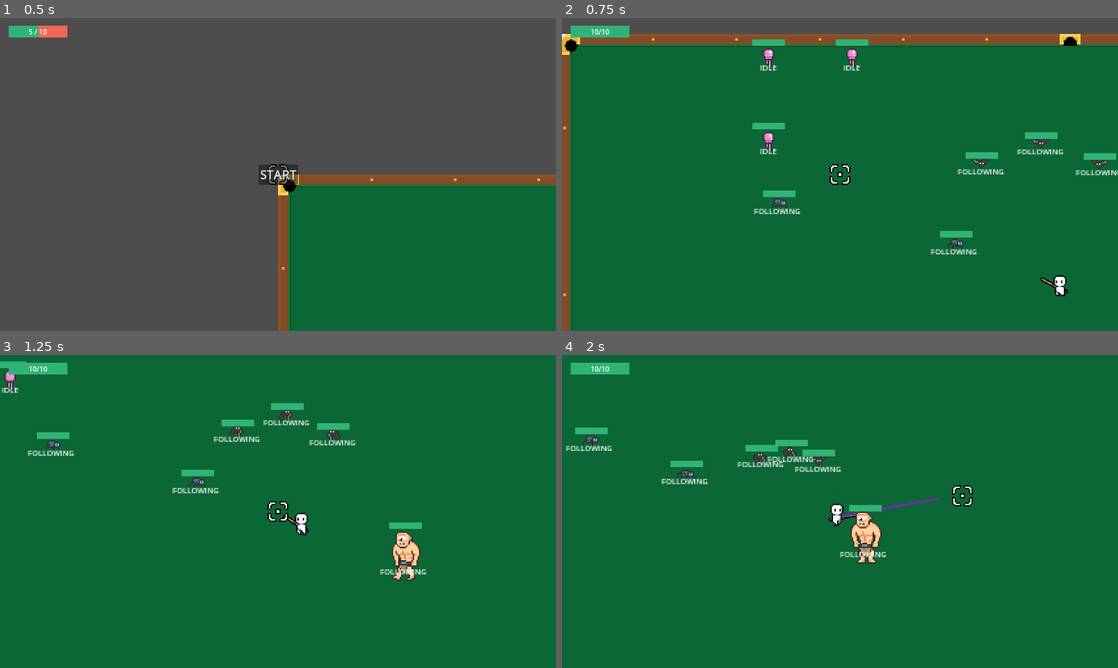
Above: before the commit, frames 1-4 (two rows, left to right).
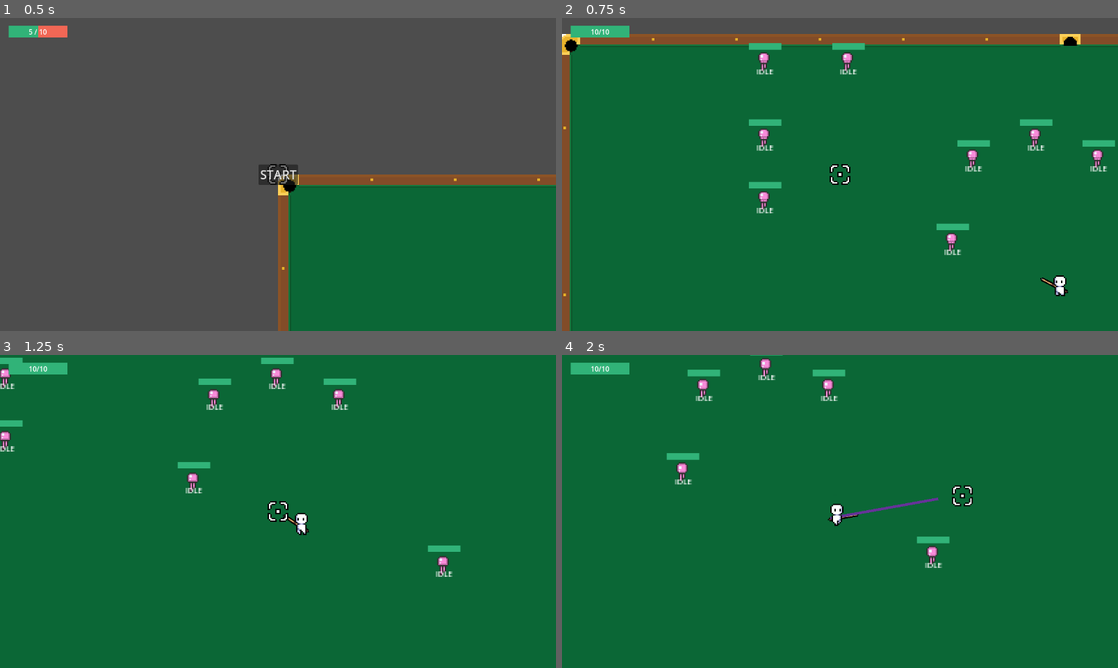
Above: after the commit, the same moments.

Repository: jelmersnippe/punching-game
Game: Godot game, scene res://tile_map_test.tscn
Two runs of this game, one before a commit and one after it. Both use one fixed random seed, a clock stepped at 60 frames per second and the inputs below.
Inputs (mouse positions are in pixels of both pictures, inside the frame that each line leads up to):
- Up to frame 1 (0.5 s): no input
- Up to frame 2 (0.75 s): click "START" at 0.5 s
- Up to frame 3 (1.25 s): no input
- Up to frame 4 (2 s): tap Enter at 1.25 s; move the mouse to (962, 495) at 1.27 s; press the mouse at (962, 495) at 1.28 s; hold D (move_right) from 1.28 s (still down)

Frame 1 is identical in both runs. In frame 2, 3.3% of the frame differs, in the area x 33-100%, y 6-76%; in frame 3, 3.9%, in the area x 0-83%, y 0-73%; in frame 4, 3.4%.

Commit message:
Use navigationagent for wander behavior and fix navigation in tileset to prevent glitching on edges

Diff:
--- a/attacks/charge_attack.gd
+++ b/attacks/charge_attack.gd
@@ -42,7 +42,7 @@
 		flash_timer.timeout.connect(func(): _flash(next_flash_time))
 
 func _charge(target: Node2D):
-	if not attacking:
+	if not attacking or target == null:
 		return
 
 	var direction = global_position.direction_to(target.global_position)
--- a/enemy.gd
+++ b/enemy.gd
@@ -45,6 +45,7 @@
 func _ready():
 	current_state = State.WANDERING
 	target_position = position
+	$NavigationAgent2D.target_position = position
 
 	if detection_range > 0:
 		var detection_area = Area2D.new()
@@ -122,25 +123,26 @@
 		current_state = State.FOLLOWING
 		return
 
-	if position.distance_to(target_position) < 2:
-		velocity_component.velocity = Vector2.ZERO
-		var timer = get_tree().create_timer(randf_range(wander_idle_time_min, wander_idle_time_max))
-		timer.timeout.connect(_set_wander_position)
-		current_state = State.IDLE
+	if position.distance_to(target_position) < 2 or not $NavigationAgent2D.is_target_reachable():
+		if target_position == $NavigationAgent2D.get_final_position() or not $NavigationAgent2D.is_target_reachable():
+			velocity_component.velocity = Vector2.ZERO
+			var timer = get_tree().create_timer(randf_range(wander_idle_time_min, wander_idle_time_max))
+			timer.timeout.connect(_set_wander_position)
+			current_state = State.IDLE
+			return
+
+		target_position = $NavigationAgent2D.get_next_path_position()
 		return
 
 	var direction = position.direction_to(target_position)
 
 	velocity_component.velocity = direction * speed
-
-	$RayCast2D.target_position = velocity_component.velocity * delta * 10
-	if $RayCast2D.is_colliding():
-		target_position = position + Vector2(randf_range(-wander_range.x, wander_range.x), randf_range(-wander_range.y, wander_range.y))
 
 func _set_wander_position():
 	if current_state != State.IDLE:
 		return
-	target_position = position + Vector2(randf_range(-wander_range.x, wander_range.x), randf_range(-wander_range.y, wander_range.y))
+	$NavigationAgent2D.target_position = position + Vector2(randf_range(-wander_range.x, wander_range.x), randf_range(-wander_range.y, wander_range.y))
+	target_position = $NavigationAgent2D.get_next_path_position()
 	current_state = State.WANDERING
 
 func _seeking_behavior():
--- a/enemy/fodder.tscn
+++ b/enemy/fodder.tscn
@@ -363,6 +363,14 @@
 [node name="SoundPlayer" type="Node" parent="."]
 script = ExtResource("19_y4hif")
 
+[node name="NavigationAgent2D" type="NavigationAgent2D" parent="."]
+avoidance_enabled = true
+radius = 40.0
+neighbor_distance = 40.0
+max_neighbors = 1
+avoidance_layers = 8
+avoidance_mask = 8
+
 [connection signal="hit" from="HurtboxComponent" to="HitFlashComponent" method="flash"]
 [connection signal="died" from="HealthComponent" to="." method="_on_health_component_died"]
 [connection signal="on_knocked_changed" from="KnockableComponent" to="." method="_on_knockable_component_on_knocked_changed"]
--- a/game_manager.gd
+++ b/game_manager.gd
@@ -27,6 +27,8 @@
 	bottom_right_tile = Vector2(x_positions.max(), y_positions.max())
 
 func _spawn_enemies():
+	if remaining_enemies > 0:
+		return
 	var enemy_spawns: Array[Vector2i] = []
 
 	var tiles = tile_map.get_used_cells(0)
@@ -40,15 +42,15 @@
 
 	for pos in enemy_spawns:
 		var rng = randi_range(0, 100)
-		var new: Enemy
-		if rng < 40:
-			new = charger_scene.instantiate() as Enemy
-		elif rng < 60:
-			new = ranged_scene.instantiate() as Enemy
-		elif rng < 90:
-			new = fodder_scene.instantiate() as Enemy
-		else:
-			new = big_scene.instantiate() as Enemy
+		var new: Enemy = fodder_scene.instantiate() as Enemy
+		#if rng < 40:
+			#new = charger_scene.instantiate() as Enemy
+		#elif rng < 60:
+			#new = ranged_scene.instantiate() as Enemy
+		#elif rng < 90:
+			#new = fodder_scene.instantiate() as Enemy
+		#else:
+			#new = big_scene.instantiate() as Enemy
 
 		new.position = pos * $TileMap.rendering_quadrant_size
 		new.health_component.died.connect(_reduce_remaining_enemies)
@@ -60,6 +62,7 @@
 func _on_ui_start_game_requested():
 	for child in spawn_container.get_children():
 		child.queue_free()
+	remaining_enemies = 0
 
 	var player = player_scene.instantiate()
 	player.position = center_tile * tile_map.rendering_quadrant_size
--- a/pool_table_tiles.tres
+++ b/pool_table_tiles.tres
@@ -14,143 +14,45 @@
 [sub_resource type="TileMapPattern" id="TileMapPattern_drvhx"]
 tile_data = PackedInt32Array(0, 262144, 2, 65536, 262144, 2, 131072, 262144, 2, 196608, 262144, 1, 262144, 262144, 2, 327680, 262144, 2, 393216, 262144, 2, 458752, 262144, 2)
 
-[sub_resource type="NavigationPolygon" id="NavigationPolygon_5ur5p"]
-vertices = PackedVector2Array(8, 8, 0, 8, 8, 0)
-polygons = Array[PackedInt32Array]([PackedInt32Array(0, 1, 2)])
-outlines = Array[PackedVector2Array]([PackedVector2Array(0, 8, 8, 0, 8, 8)])
+[sub_resource type="NavigationPolygon" id="NavigationPolygon_avlpl"]
+vertices = PackedVector2Array(4, 4, -4, 4, -4, -4, 4, -4)
+polygons = Array[PackedInt32Array]([PackedInt32Array(0, 1, 2, 3)])
+outlines = Array[PackedVector2Array]([PackedVector2Array(-4, -4, -4, 4, 4, 4, 4, -4)])
 source_geometry_group_name = &"navigation_polygon_source_group"
 agent_radius = 0.0
 
-[sub_resource type="NavigationPolygon" id="NavigationPolygon_fvl5f"]
-vertices = PackedVector2Array(8, 8, 2, 8, 2, -8, 8, -8)
+[sub_resource type="NavigationPolygon" id="NavigationPolygon_8cagh"]
+vertices = PackedVector2Array(4, 4, -4, 4, -4, -4, 4, -4)
 polygons = Array[PackedInt32Array]([PackedInt32Array(0, 1, 2, 3)])
-outlines = Array[PackedVector2Array]([PackedVector2Array(2, -8, 8, -8, 8, 8, 2, 8)])
+outlines = Array[PackedVector2Array]([PackedVector2Array(-4, -4, 4, -4, 4, 4, -4, 4)])
 source_geometry_group_name = &"navigation_polygon_source_group"
 agent_radius = 0.0
 
-[sub_resource type="NavigationPolygon" id="NavigationPolygon_fepxv"]
-vertices = PackedVector2Array(8, 8, 2, 8, 2, -8, 8, -8)
+[sub_resource type="NavigationPolygon" id="NavigationPolygon_ig0s5"]
+vertices = PackedVector2Array(4, 4, -4, 4, -4, -4, 4, -4)
 polygons = Array[PackedInt32Array]([PackedInt32Array(0, 1, 2, 3)])
-outlines = Array[PackedVector2Array]([PackedVector2Array(2, -8, 8, -8, 8, 8, 2, 8)])
+outlines = Array[PackedVector2Array]([PackedVector2Array(-4, -4, 4, -4, 4, 4, -4, 4)])
 source_geometry_group_name = &"navigation_polygon_source_group"
 agent_radius = 0.0
 
-[sub_resource type="NavigationPolygon" id="NavigationPolygon_8rh5k"]
-vertices = PackedVector2Array(8, 0, 0, -8, 8, -8)
-polygons = Array[PackedInt32Array]([PackedInt32Array(0, 1, 2)])
-outlines = Array[PackedVector2Array]([PackedVector2Array(0, -8, 8, -8, 8, 0)])
+[sub_resource type="NavigationPolygon" id="NavigationPolygon_2bjq0"]
+vertices = PackedVector2Array(4, 4, -4, 4, -4, -4, 4, -4)
+polygons = Array[PackedInt32Array]([PackedInt32Array(0, 1, 2, 3)])
+outlines = Array[PackedVector2Array]([PackedVector2Array(-4, -4, 4, -4, 4, 4, -4, 4)])
 source_geometry_group_name = &"navigation_polygon_source_group"
 agent_radius = 0.0
 
-[sub_resource type="NavigationPolygon" id="NavigationPolygon_4rpch"]
-vertices = PackedVector2Array(8, 8, -8, 8, -8, 2, 8, 2)
+[sub_resource type="NavigationPolygon" id="NavigationPolygon_lcskk"]
+vertices = PackedVector2Array(4, 4, -4, 4, -4, -4, 4, -4)
 polygons = Array[PackedInt32Array]([PackedInt32Array(0, 1, 2, 3)])
-outlines = Array[PackedVector2Array]([PackedVector2Array(-8, 2, 8, 2, 8, 8, -8, 8)])
+outlines = Array[PackedVector2Array]([PackedVector2Array(-4, -4, 4, -4, 4, 4, -4, 4)])
 source_geometry_group_name = &"navigation_polygon_source_group"
 agent_radius = 0.0
 
-[sub_resource type="NavigationPolygon" id="NavigationPolygon_cc722"]
-vertices = PackedVector2Array(8, 8, -8, 8, -8, -8, 8, -8)
+[sub_resource type="NavigationPolygon" id="NavigationPolygon_mmeoy"]
+vertices = PackedVector2Array(4, 4, -4, 4, -4, -4, 4, -4)
 polygons = Array[PackedInt32Array]([PackedInt32Array(0, 1, 2, 3)])
-outlines = Array[PackedVector2Array]([PackedVector2Array(-8, -8, -8, 8, 8, 8, 8, -8)])
-source_geometry_group_name = &"navigation_polygon_source_group"
-agent_radius = 0.0
-
-[sub_resource type="NavigationPolygon" id="NavigationPolygon_rsunt"]
-vertices = PackedVector2Array(8, 8, -8, 8, -8, -8, 8, -8)
-polygons = Array[PackedInt32Array]([PackedInt32Array(0, 1, 2, 3)])
-outlines = Array[PackedVector2Array]([PackedVector2Array(-8, -8, 8, -8, 8, 8, -8, 8)])
-source_geometry_group_name = &"navigation_polygon_source_group"
-agent_radius = 0.0
-
-[sub_resource type="NavigationPolygon" id="NavigationPolygon_x81kc"]
-vertices = PackedVector2Array(8, -2, -8, -2, -8, -8, 8, -8)
-polygons = Array[PackedInt32Array]([PackedInt32Array(0, 1, 2, 3)])
-outlines = Array[PackedVector2Array]([PackedVector2Array(-8, -8, 8, -8, 8, -2, -8, -2)])
-source_geometry_group_name = &"navigation_polygon_source_group"
-agent_radius = 0.0
-
-[sub_resource type="NavigationPolygon" id="NavigationPolygon_jf8dy"]
-vertices = PackedVector2Array(8, 8, -8, 8, -8, 2, 8, 2)
-polygons = Array[PackedInt32Array]([PackedInt32Array(0, 1, 2, 3)])
-outlines = Array[PackedVector2Array]([PackedVector2Array(-8, 2, 8, 2, 8, 8, -8, 8)])
-source_geometry_group_name = &"navigation_polygon_source_group"
-agent_radius = 0.0
-
-[sub_resource type="NavigationPolygon" id="NavigationPolygon_nedb1"]
-vertices = PackedVector2Array(8, 8, -8, 8, -8, -8, 8, -8)
-polygons = Array[PackedInt32Array]([PackedInt32Array(0, 1, 2, 3)])
-outlines = Array[PackedVector2Array]([PackedVector2Array(-8, -8, 8, -8, 8, 8, -8, 8)])
-source_geometry_group_name = &"navigation_polygon_source_group"
-agent_radius = 0.0
-
-[sub_resource type="NavigationPolygon" id="NavigationPolygon_jfgyy"]
-vertices = PackedVector2Array(8, 8, -8, 8, -8, -8, 8, -8)
-polygons = Array[PackedInt32Array]([PackedInt32Array(0, 1, 2, 3)])
-outlines = Array[PackedVector2Array]([PackedVector2Array(-8, -8, 8, -8, 8, 8, -8, 8)])
-source_geometry_group_name = &"navigation_polygon_source_group"
-agent_radius = 0.0
-
-[sub_resource type="NavigationPolygon" id="NavigationPolygon_x8ryr"]
-vertices = PackedVector2Array(8, -2, -8, -2, -8, -8, 8, -8)
-polygons = Array[PackedInt32Array]([PackedInt32Array(0, 1, 2, 3)])
-outlines = Array[PackedVector2Array]([PackedVector2Array(-8, -8, -8, -2, 8, -2, 8, -8)])
-source_geometry_group_name = &"navigation_polygon_source_group"
-agent_radius = 0.0
-
-[sub_resource type="NavigationPolygon" id="NavigationPolygon_vugvu"]
-vertices = PackedVector2Array(8, 8, -8, 8, -8, 2, 8, 2)
-polygons = Array[PackedInt32Array]([PackedInt32Array(0, 1, 2, 3)])
-outlines = Array[PackedVector2Array]([PackedVector2Array(-8, 2, 8, 2, 8, 8, -8, 8)])
-source_geometry_group_name = &"navigation_polygon_source_group"
-agent_radius = 0.0
-
-[sub_resource type="NavigationPolygon" id="NavigationPolygon_ki5ic"]
-vertices = PackedVector2Array(8, 8, -8, 8, -8, -8, 8, -8)
-polygons = Array[PackedInt32Array]([PackedInt32Array(0, 1, 2, 3)])
-outlines = Array[PackedVector2Array]([PackedVector2Array(-8, -8, 8, -8, 8, 8, -8, 8)])
-source_geometry_group_name = &"navigation_polygon_source_group"
-agent_radius = 0.0
-
-[sub_resource type="NavigationPolygon" id="NavigationPolygon_5wkjg"]
-vertices = PackedVector2Array(8, 8, -8, 8, -8, -8, 8, -8)
-polygons = Array[PackedInt32Array]([PackedInt32Array(0, 1, 2, 3)])
-outlines = Array[PackedVector2Array]([PackedVector2Array(-8, -8, 8, -8, 8, 8, -8, 8)])
-source_geometry_group_name = &"navigation_polygon_source_group"
-agent_radius = 0.0
-
-[sub_resource type="NavigationPolygon" id="NavigationPolygon_c3uqv"]
-vertices = PackedVector2Array(8, -2, -8, -2, -8, -8, 8, -8)
-polygons = Array[PackedInt32Array]([PackedInt32Array(0, 1, 2, 3)])
-outlines = Array[PackedVector2Array]([PackedVector2Array(-8, -8, -8, -2, 8, -2, 8, -8)])
-source_geometry_group_name = &"navigation_polygon_source_group"
-agent_radius = 0.0
-
-[sub_resource type="NavigationPolygon" id="NavigationPolygon_xtwco"]
-vertices = PackedVector2Array(0, 8, -8, 8, -8, 0)
-polygons = Array[PackedInt32Array]([PackedInt32Array(0, 1, 2)])
-outlines = Array[PackedVector2Array]([PackedVector2Array(-8, 0, 0, 8, -8, 8)])
-source_geometry_group_name = &"navigation_polygon_source_group"
-agent_radius = 0.0
-
-[sub_resource type="NavigationPolygon" id="NavigationPolygon_8754u"]
-vertices = PackedVector2Array(-2, 8, -8, 8, -8, -8, -2, -8)
-polygons = Array[PackedInt32Array]([PackedInt32Array(0, 1, 2, 3)])
-outlines = Array[PackedVector2Array]([PackedVector2Array(-8, -8, -2, -8, -2, 8, -8, 8)])
-source_geometry_group_name = &"navigation_polygon_source_group"
-agent_radius = 0.0
-
-[sub_resource type="NavigationPolygon" id="NavigationPolygon_1jk8f"]
-vertices = PackedVector2Array(-2, 8, -8, 8, -8, -8, -2, -8)
-polygons = Array[PackedInt32Array]([PackedInt32Array(0, 1, 2, 3)])
-outlines = Array[PackedVector2Array]([PackedVector2Array(-8, -8, -2, -8, -2, 8, -8, 8)])
-source_geometry_group_name = &"navigation_polygon_source_group"
-agent_radius = 0.0
-
-[sub_resource type="NavigationPolygon" id="NavigationPolygon_5kt6x"]
-vertices = PackedVector2Array(-8, 0, -8, -8, 0, -8)
-polygons = Array[PackedInt32Array]([PackedInt32Array(0, 1, 2)])
-outlines = Array[PackedVector2Array]([PackedVector2Array(-8, -8, 0, -8, -8, 0)])
+outlines = Array[PackedVector2Array]([PackedVector2Array(-4, -4, 4, -4, 4, 4, -4, 4)])
 source_geometry_group_name = &"navigation_polygon_source_group"
 agent_radius = 0.0
 
@@ -160,96 +62,82 @@
 0:0/0/physics_layer_0/linear_velocity = Vector2(0, 0)
 0:0/0/physics_layer_0/angular_velocity = 0.0
 0:0/0/physics_layer_0/polygon_0/points = PackedVector2Array(-8, -8, -8, 8, 0, 8, 8, 0, 8, -8)
-0:0/0/navigation_layer_0/polygon = SubResource("NavigationPolygon_5ur5p")
 1:0/0 = 0
 1:0/0/physics_layer_0/linear_velocity = Vector2(0, 0)
 1:0/0/physics_layer_0/angular_velocity = 0.0
 1:0/0/physics_layer_0/polygon_0/points = PackedVector2Array(-8, -8, 8, -8, 8, 2, -8, 2)
-1:0/0/navigation_layer_0/polygon = SubResource("NavigationPolygon_4rpch")
 2:0/0 = 0
 2:0/0/physics_layer_0/linear_velocity = Vector2(0, 0)
 2:0/0/physics_layer_0/angular_velocity = 0.0
 2:0/0/physics_layer_0/polygon_0/points = PackedVector2Array(-8, -8, 8, -8, 8, 2, -8, 2)
-2:0/0/navigation_layer_0/polygon = SubResource("NavigationPolygon_jf8dy")
 3:0/0 = 0
 3:0/0/physics_layer_0/linear_velocity = Vector2(0, 0)
 3:0/0/physics_layer_0/angular_velocity = 0.0
 3:0/0/physics_layer_0/polygon_0/points = PackedVector2Array(-8, 2, -8, -8, 8, -8, 8, 2)
-3:0/0/navigation_layer_0/polygon = SubResource("NavigationPolygon_vugvu")
 4:0/0 = 0
 4:0/0/physics_layer_0/linear_velocity = Vector2(0, 0)
 4:0/0/physics_layer_0/angular_velocity = 0.0
 4:0/0/physics_layer_0/polygon_0/points = PackedVector2Array(-8, 0, 0, 8, 8, 8, 8, -8, -8, -8)
-4:0/0/navigation_layer_0/polygon = SubResource("NavigationPolygon_xtwco")
 0:1/0 = 0
 0:1/0/physics_layer_0/linear_velocity = Vector2(0, 0)
 0:1/0/physics_layer_0/angular_velocity = 0.0
 0:1/0/physics_layer_0/polygon_0/points = PackedVector2Array(-8, -8, 2, -8, 2, 8, -8, 8)
-0:1/0/navigation_layer_0/polygon = SubResource("NavigationPolygon_fvl5f")
 1:1/0 = 0
 1:1/0/physics_layer_0/linear_velocity = Vector2(0, 0)
 1:1/0/physics_layer_0/angular_velocity = 0.0
-1:1/0/navigation_layer_0/polygon = SubResource("NavigationPolygon_cc722")
+1:1/0/navigation_layer_0/polygon = SubResource("NavigationPolygon_avlpl")
 2:1/0 = 0
 2:1/0/physics_layer_0/linear_velocity = Vector2(0, 0)
 2:1/0/physics_layer_0/angular_velocity = 0.0
-2:1/0/navigation_layer_0/polygon = SubResource("NavigationPolygon_nedb1")
+2:1/0/navigation_layer_0/polygon = SubResource("NavigationPolygon_ig0s5")
 3:1/0 = 0
 3:1/0/physics_layer_0/linear_velocity = Vector2(0, 0)
 3:1/0/physics_layer_0/angular_velocity = 0.0
-3:1/0/navigation_layer_0/polygon = SubResource("NavigationPolygon_ki5ic")
+3:1/0/navigation_layer_0/polygon = SubResource("NavigationPolygon_lcskk")
 4:1/0 = 0
 4:1/0/physics_layer_0/linear_velocity = Vector2(0, 0)
 4:1/0/physics_layer_0/angular_velocity = 0.0
 4:1/0/physics_layer_0/polygon_0/points = PackedVector2Array(-2, -8, -2, 8, 8, 8, 8, -8)
-4:1/0/navigation_layer_0/polygon = SubResource("NavigationPolygon_8754u")
 0:2/0 = 0
 0:2/0/physics_layer_0/linear_velocity = Vector2(0, 0)
 0:2/0/physics_layer_0/angular_velocity = 0.0
 0:2/0/physics_layer_0/polygon_0/points = PackedVector2Array(-8, -8, 2, -8, 2, 8, -8, 8)
-0:2/0/navigation_layer_0/polygon = SubResource("NavigationPolygon_fepxv")
 1:2/0 = 0
 1:2/0/physics_layer_0/linear_velocity = Vector2(0, 0)
 1:2/0/physics_layer_0/angular_velocity = 0.0
-1:2/0/navigation_layer_0/polygon = SubResource("NavigationPolygon_rsunt")
+1:2/0/navigation_layer_0/polygon = SubResource("NavigationPolygon_8cagh")
 2:2/0 = 0
 2:2/0/physics_layer_0/linear_velocity = Vector2(0, 0)
 2:2/0/physics_layer_0/angular_velocity = 0.0
-2:2/0/navigation_layer_0/polygon = SubResource("NavigationPolygon_jfgyy")
+2:2/0/navigation_layer_0/polygon = SubResource("NavigationPolygon_2bjq0")
 3:2/0 = 0
 3:2/0/physics_layer_0/linear_velocity = Vector2(0, 0)
 3:2/0/physics_layer_0/angular_velocity = 0.0
-3:2/0/navigation_layer_0/polygon = SubResource("NavigationPolygon_5wkjg")
+3:2/0/navigation_layer_0/polygon = SubResource("NavigationPolygon_mmeoy")
 4:2/0 = 0
 4:2/0/physics_layer_0/linear_velocity = Vector2(0, 0)
 4:2/0/physics_layer_0/angular_velocity = 0.0
 4:2/0/physics_layer_0/polygon_0/points = PackedVector2Array(-2, -8, -2, 8, 8, 8, 8, -8)
-4:2/0/navigation_layer_0/polygon = SubResource("NavigationPolygon_1jk8f")
 0:3/0 = 0
 0:3/0/physics_layer_0/linear_velocity = Vector2(0, 0)
 0:3/0/physics_layer_0/angular_velocity = 0.0
 0:3/0/physics_layer_0/polygon_0/points = PackedVector2Array(-8, -8, -8, 8, 8, 8, 8, 0, 0, -8)
-0:3/0/navigation_layer_0/polygon = SubResource("NavigationPolygon_8rh5k")
 1:3/0 = 0
 1:3/0/physics_layer_0/linear_velocity = Vector2(0, 0)
 1:3/0/physics_layer_0/angular_velocity = 0.0
 1:3/0/physics_layer_0/polygon_0/points = PackedVector2Array(-8, -2, 8, -2, 8, 8, -8, 8)
-1:3/0/navigation_layer_0/polygon = SubResource("NavigationPolygon_x81kc")
 2:3/0 = 0
 2:3/0/physics_layer_0/linear_velocity = Vector2(0, 0)
 2:3/0/physics_layer_0/angular_velocity = 0.0
 2:3/0/physics_layer_0/polygon_0/points = PackedVector2Array(-8, -2, 8, -2, 8, 8, -8, 8, -8, -2)
-2:3/0/navigation_layer_0/polygon = SubResource("NavigationPolygon_x8ryr")
 3:3/0 = 0
 3:3/0/physics_layer_0/linear_velocity = Vector2(0, 0)
 3:3/0/physics_layer_0/angular_velocity = 0.0
 3:3/0/physics_layer_0/polygon_0/points = PackedVector2Array(-8, -2, 8, -2, 8, 8, -8, 8)
-3:3/0/navigation_layer_0/polygon = SubResource("NavigationPolygon_c3uqv")
 4:3/0 = 0
 4:3/0/physics_layer_0/linear_velocity = Vector2(0, 0)
 4:3/0/physics_layer_0/angular_velocity = 0.0
 4:3/0/physics_layer_0/polygon_0/points = PackedVector2Array(-8, 0, 0, -8, 8, -8, 8, 8, -8, 8)
-4:3/0/navigation_layer_0/polygon = SubResource("NavigationPolygon_5kt6x")
 
 [resource]
 physics_layer_0/collision_layer = 2
--- a/project.godot
+++ b/project.godot
@@ -65,7 +65,7 @@
 
 [navigation]
 
-2d/default_edge_connection_margin=24.0
+2d/default_edge_connection_margin=16.0
 
 [rendering]
 
Not shown: 1 places in pool_table_tiles.tres that only renumber resources
